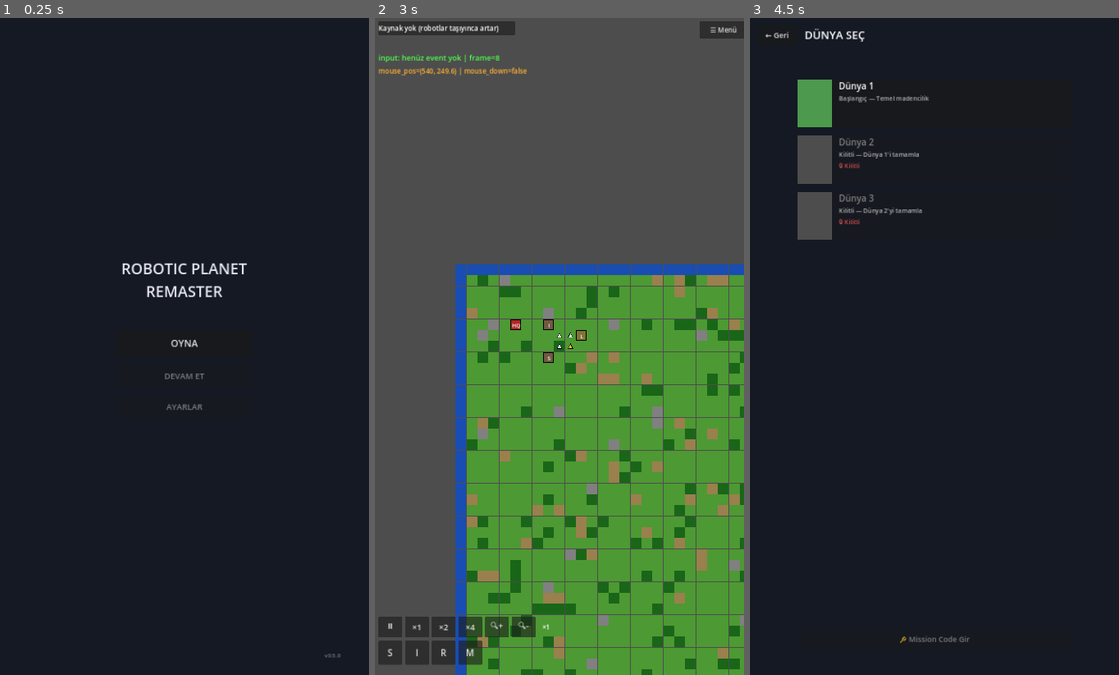
Above: before the commit, frames 1-3 (left to right).
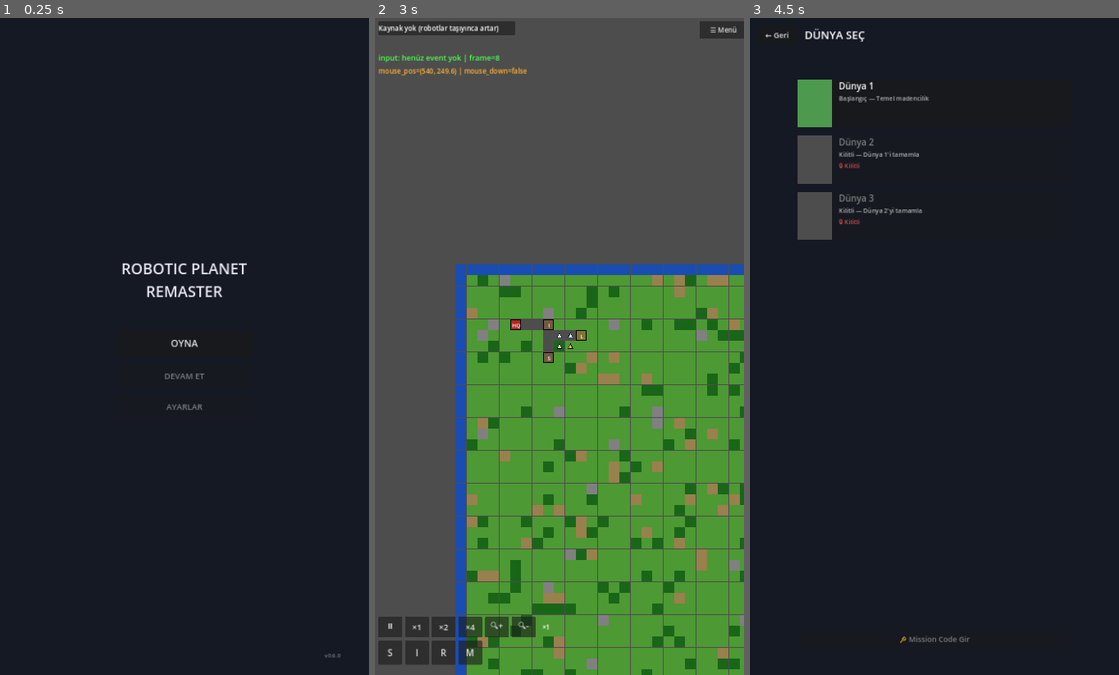
Above: after the commit, the same moments.

Repository: YigitcanOzay/robotic-planet-remaster
Game: Godot game, scene res://scenes/ui/main_menu.tscn
The game is run twice, just before and just after one commit, with the same random seed, the same clock (stepped at 60 frames per second) and the same inputs.
Inputs (mouse positions are in pixels of both pictures, inside the frame that each line leads up to):
- Up to frame 1 (0.25 s): no input
- Up to frame 2 (3 s): click "OYNA" at 0.5 s; click "← Geri" at 1.25 s; click "OYNA" at 2 s; click (559, 103) at 2.77 s
- Up to frame 3 (4.5 s): click "☰ Menü" at 3.5 s; click "OYNA" at 4.25 s

The runs differ from the first frame. In frame 1, less than 0.1% of the frame differs, in the area x 90-91%, y 97-98%; in frame 2, 0.3%, in the area x 39-55%, y 45-51%; in frame 3, nothing differs.

Commit message:
feat: yol sistemi + gercek A* pathfinding (v0.6.0)

Diff:
--- a/scripts/GameManager.gd
+++ b/scripts/GameManager.gd
@@ -63,6 +63,12 @@
 	_place_starter("stone_mine", Vector2i(8, 8))
 	_place_starter("storage",    Vector2i(11, 6))
 
+	# Yol ağı: HQ ve başlangıç binalarını birbirine bağla (yol şartı aktif)
+	_lay_road_line(Vector2i(5, 5),  Vector2i(8, 5))   # HQ → iron_mine
+	_lay_road_line(Vector2i(8, 5),  Vector2i(8, 8))   # iron_mine → stone_mine
+	_lay_road_line(Vector2i(8, 6),  Vector2i(11, 6))  # ara yol → storage
+	_lay_road_line(Vector2i(8, 5),  Vector2i(8, 6))   # dikey bağlantı parçası
+
 	# Kamera sinirlarini harita boyutuna gore ayarla
 	var cam = get_node_or_null("Camera2D")
 	if cam and cam.has_method("set_map_bounds"):
@@ -79,6 +85,28 @@
 	var b = building_manager.place_building(key, pos, 0)
 	if b != null:
 		b.complete_construction()
+
+func _lay_road_line(from: Vector2i, to: Vector2i) -> void:
+	"""İki nokta arasına düz (yatay ya da dikey) yol döşer. Bina tile'larının
+	üzerine yazmaz — bina varsa o kare atlanır, robot binaya zaten pathfinding
+	istisnasıyla ulaşabiliyor."""
+	if from.x == to.x:
+		var y0 = min(from.y, to.y)
+		var y1 = max(from.y, to.y)
+		for y in range(y0, y1 + 1):
+			_set_road_tile(Vector2i(from.x, y))
+	elif from.y == to.y:
+		var x0 = min(from.x, to.x)
+		var x1 = max(from.x, to.x)
+		for x in range(x0, x1 + 1):
+			_set_road_tile(Vector2i(x, from.y))
+	else:
+		push_warning("_lay_road_line: sadece düz çizgi destekler (from=%s to=%s)" % [from, to])
+
+func _set_road_tile(pos: Vector2i) -> void:
+	if map_system.get_tile(pos) == MapSystem.TileType.BUILDING:
+		return  # bina tile'ının üzerine yol yazma
+	map_system.set_tile(pos, MapSystem.TileType.ROAD)
 
 func _spawn_starters() -> void:
 	if unit_manager == null or map_system == null: return
--- a/scripts/entities/Robot.gd
+++ b/scripts/entities/Robot.gd
@@ -28,6 +28,13 @@
 var target_bin_index: int     = -1
 var path: PackedVector2Array  = []
 var path_index: int           = 0
+
+# --- Yol bulunamadı durumu (yol şartı: robot yolsuz gidemez) ---
+var is_blocked: bool           = false
+var _blocked_retry_timer: float = 0.0
+const BLOCKED_RETRY_INTERVAL: float = 2.0  # yol yeniden döşenmiş olabilir, periyodik dene
+
+var map_system: MapSystem = null  # move_to() içinde pathfinding için gerekli
 
 # --- İnşaat (sadece Worker kullanır) ---
 var construct_elapsed: float  = 0.0
@@ -74,7 +81,10 @@
 func _physics_process(delta: float) -> void:
 	match state:
 		State.MOVING_TO_PICKUP, State.MOVING_TO_DROPOFF, State.MOVING_TO_CONSTRUCT:
-			_move_along_path(delta)
+			if is_blocked:
+				_retry_blocked_path(delta)
+			else:
+				_move_along_path(delta)
 		State.PICKING_UP:
 			_do_pickup()
 		State.DROPPING_OFF:
@@ -82,18 +92,31 @@
 		State.CONSTRUCTING:
 			_do_construct(delta)
 
+func _retry_blocked_path(delta: float) -> void:
+	"""Yol bulunamadığında robot burada bekler, periyodik olarak tekrar dener
+	(yol sonradan döşenmiş olabilir)."""
+	velocity = Vector2.ZERO
+	_blocked_retry_timer += delta
+	if _blocked_retry_timer >= BLOCKED_RETRY_INTERVAL:
+		_blocked_retry_timer = 0.0
+		if target_building != null and is_instance_valid(target_building):
+			move_to(target_building.global_position)  # is_blocked'ı günceller
+
 func _move_along_path(delta: float) -> void:
 	if path.is_empty() or path_index >= path.size():
 		_on_arrived()
 		return
 	var target    = path[path_index]
 	var direction = (target - global_position).normalized()
+	var speed_mult = 1.0
+	if map_system != null:
+		speed_mult = map_system.get_speed_multiplier(map_system.world_to_grid(global_position))
 	if global_position.distance_to(target) < 4.0:
 		global_position = target
 		path_index += 1
 		if path_index >= path.size(): _on_arrived()
 	else:
-		velocity = direction * speed
+		velocity = direction * speed * speed_mult
 		move_and_slide()
 
 func _on_arrived() -> void:
@@ -103,7 +126,26 @@
 	elif state == State.MOVING_TO_CONSTRUCT: state = State.CONSTRUCTING
 
 func move_to(world_pos: Vector2) -> void:
-	path       = PackedVector2Array([global_position, world_pos])
+	if map_system == null:
+		# Pathfinding mümkün değilse eski davranışa düş (güvenlik ağı)
+		path       = PackedVector2Array([global_position, world_pos])
+		path_index = 0
+		is_blocked = false
+		return
+
+	var start_grid = map_system.world_to_grid(global_position)
+	var goal_grid  = map_system.world_to_grid(world_pos)
+	var found_path = map_system.find_path(start_grid, goal_grid)
+
+	if found_path.is_empty():
+		# Yol yok — robot bekler, periyodik olarak tekrar dener
+		is_blocked = true
+		path       = PackedVector2Array()
+		path_index = 0
+		return
+
+	is_blocked = false
+	path       = found_path
 	path_index = 0
 
 # =============================================================================
@@ -161,7 +203,12 @@
 	emit_signal("task_completed", self)
 
 func _do_construct(delta: float) -> void:
-	if target_building == null or not is_instance_valid(target_building):
+	if target_building == null:
+		state = State.IDLE
+		return
+	if not is_instance_valid(target_building):
+		# Bina bir şekilde geçersiz hale geldi (örn. yıkıldı) — kilitlenmeyi önle
+		target_building = null
 		state = State.IDLE
 		return
 	if target_building.is_constructed:
--- a/scripts/systems/HUD.gd
+++ b/scripts/systems/HUD.gd
@@ -326,7 +326,10 @@
 	var lines: Array = []
 	var type_name = r.robot_data.get("name", r.robot_type)
 	lines.append("🤖 %s" % type_name)
-	lines.append("Durum: %s" % _robot_state_text(r.state))
+	if r.is_blocked:
+		lines.append("Durum: 🚧 Yol yok, bekliyor")
+	else:
+		lines.append("Durum: %s" % _robot_state_text(r.state))
 	if r.robot_type != "worker":
 		if r.has_cargo():
 			lines.append("Taşıyor: %s" % r.get_cargo_type())
--- a/scripts/systems/MapSystem.gd
+++ b/scripts/systems/MapSystem.gd
@@ -9,7 +9,7 @@
 
 enum TileType { GRASS, FOREST, WATER, HILL, ROCK, ROAD, BUILDING, HQ }
 
-const WALKABLE: Array = [TileType.GRASS, TileType.ROAD, TileType.HILL]
+const WALKABLE: Array = [TileType.ROAD]  # yol şartı: sadece Asphalt üzerinde yürünebilir
 
 var map_width:  int = 56
 var map_height: int = 56
@@ -81,6 +81,13 @@
 func is_walkable(pos: Vector2i) -> bool:
 	return get_tile(pos) in WALKABLE
 
+func get_speed_multiplier(pos: Vector2i) -> float:
+	"""Tile üzerindeki hareket hız çarpanı. Şu an sadece ROAD yürünebilir
+	olduğu için pratikte hep 1.0 döner; kural ileride gevşetilirse kullanılır."""
+	match get_tile(pos):
+		TileType.ROAD: return 1.0
+		_: return 0.5
+
 func is_buildable(pos: Vector2i) -> bool:
 	if not _in_bounds(pos): return false
 	return get_tile(pos) in [TileType.GRASS, TileType.HILL]
@@ -123,7 +130,9 @@
 			return _reconstruct(came_from, cur)
 		open_set.erase(cur)
 		for nb in _neighbors(cur):
-			if not is_walkable(nb): continue
+			# Hedefin kendisi yürünemez olsa bile (örn. bina tile'ı) oraya varmaya izin ver.
+			# Sadece ARA duraklar yürünebilir olmak zorunda.
+			if nb != goal and not is_walkable(nb): continue
 			var tg: int = g.get(cur, 9999) + 1
 			if tg < g.get(nb, 9999):
 				came_from[nb] = cur
--- a/scripts/systems/UnitManager.gd
+++ b/scripts/systems/UnitManager.gd
@@ -35,6 +35,7 @@
 	r.robot_type      = robot_type
 	r.owner_player    = player
 	r.global_position = world_pos
+	r.map_system      = map_system
 	get_parent().add_child(r)
 	robots.append(r)
 	emit_signal("robot_spawned", r)
--- a/scripts/ui/MainMenu.gd
+++ b/scripts/ui/MainMenu.gd
@@ -63,7 +63,7 @@
 
 	# Versiyon bilgisi (sağ alt köşe)
 	var version_label = Label.new()
-	version_label.text = "v0.5.0"
+	version_label.text = "v0.6.0"
 	version_label.position = Vector2(950, 1850)
 	version_label.add_theme_font_size_override("font_size", 16)
 	version_label.add_theme_color_override("font_color", Color(0.5, 0.5, 0.5))
Not shown, changed: .github/workflows/build_apk.yml
